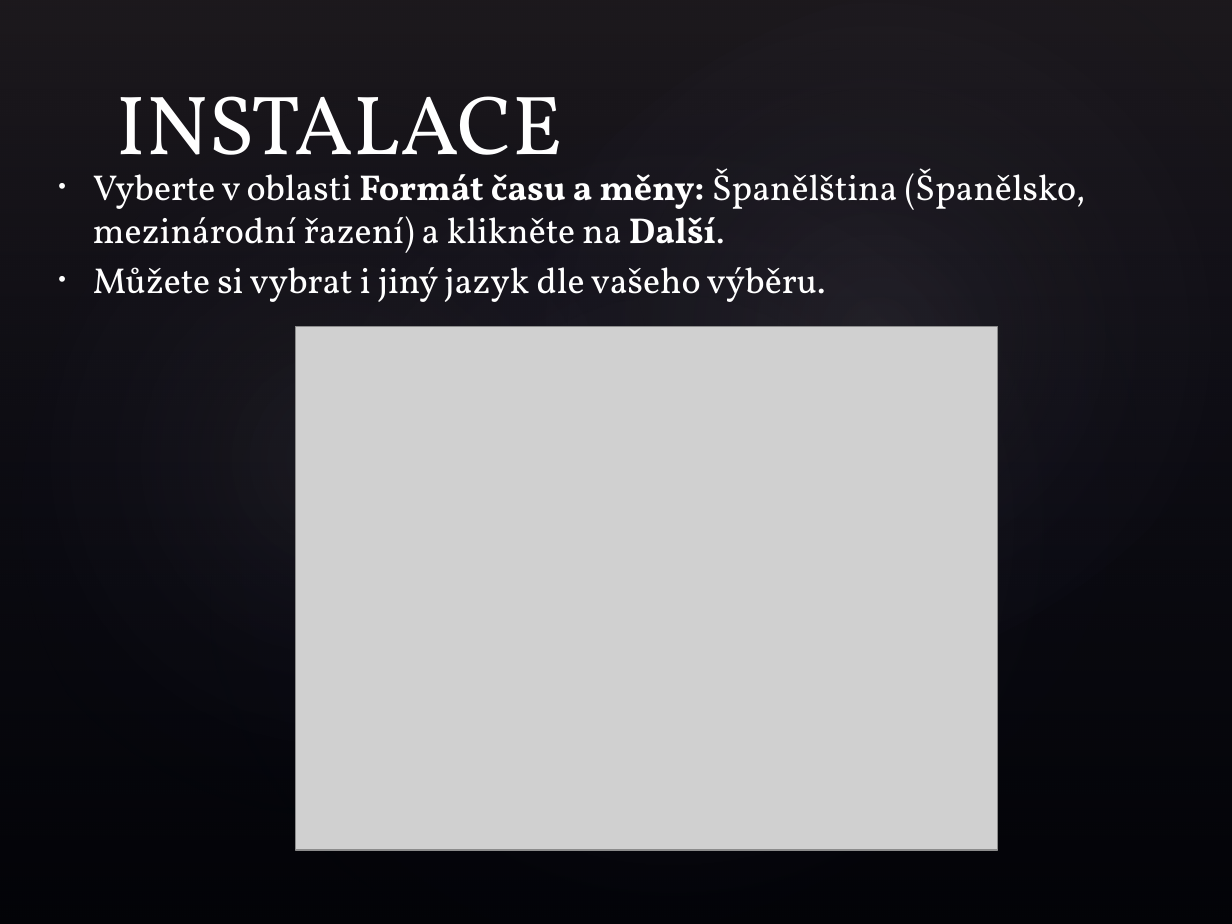
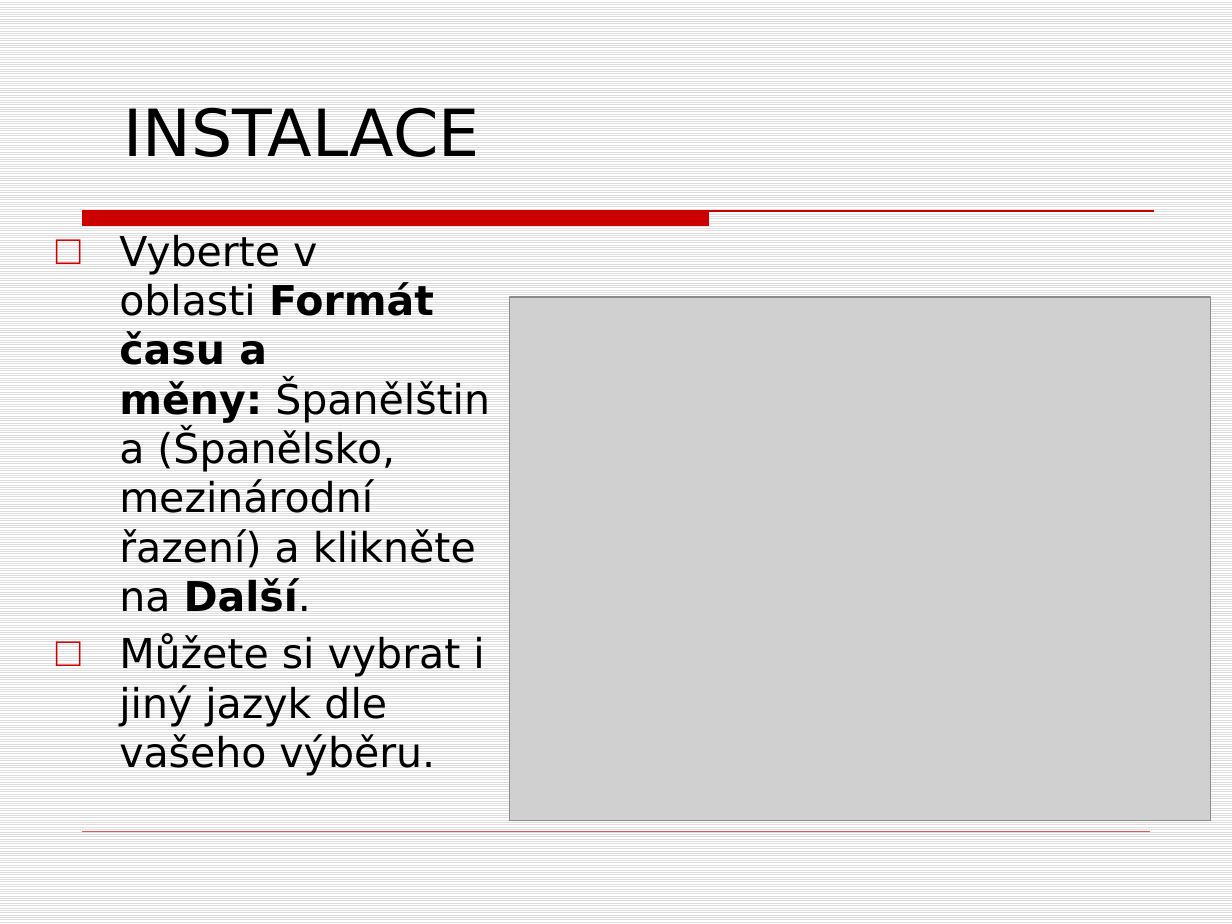
Before and after one commit to Petr8072/trida, a slide deck: slide 7 of Windows Server 2008 R2.pptx (slide 6 before the commit). Drawn at 1232x924 pixels with LibreOffice and Linux fonts; fonts in the diff are those of the drawing; grey boxes stand for pictures; background and template pictures are left out. Boxes give left, top, right and bottom in pixels: in the first picture for what was removed or moved away, otherwise in the second. Text is boxed around its words. In the diff, an @@ line names an element or a change of style, - is before the commit and + after.

```diff
--- a/Windows Server 2008 R2.pptx
+++ b/Windows Server 2008 R2.pptx
@@ background picture (left out) to pattern #DDDDDD on #FFFFFF @@
@@ rectangle removed at <box>0,0,1232,924</box> @@
@@ ellipse removed at <box>0,0,765,924</box> @@
@@ ellipse removed at <box>56,0,1232,924</box> @@
@@ ellipse removed at <box>338,0,1232,837</box> @@
@@ title "INSTALACE": place and size @@
-title "INSTALACE" at <box>116,96,562,192</box>
+title "INSTALACE" at <box>124,107,480,157</box>
@@ title "INSTALACE" at <box>124,107,480,157</box>: size 49 to 38 pt, font Vollkorn to DejaVu Sans, text colour #FFFFFF to #000000 @@
@@ text "Vyberte v oblasti Formát času ...": place and size @@
-text "Vyberte v oblasti Formát času ..." at <box>93,168,1085,302</box>
+text "Vyberte v oblasti Formát času ..." at <box>119,235,484,776</box>
@@ text "Vyberte v oblasti Formát času ..." at <box>119,235,484,776</box>: size 21 to 24 pt, font Vollkorn to DejaVu Sans, text colour #FFFFFF to #000000; bullet • to □ @@
@@ freeform shape added at <box>83,211,1154,225</box>, fill #CC0000, outline #CC0000 0.75 pt @@
@@ picture: place and size @@
-picture at <box>296,326,997,850</box>
+picture at <box>509,297,1210,821</box>
@@ line added from (83, 832) to (1149, 832), #CC0000 0.25 pt @@
```
Also in this commit, not shown: 12 other slides changed, 5 slides added, 3 slides removed.
